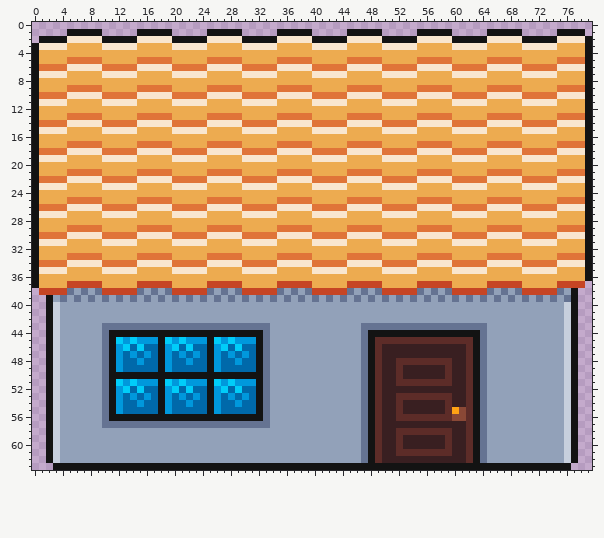
Pixel-art file: aseprite/buildings.aseprite. The picture above is the old version.
80x64 pixels, 1 frame.
And afterwards:
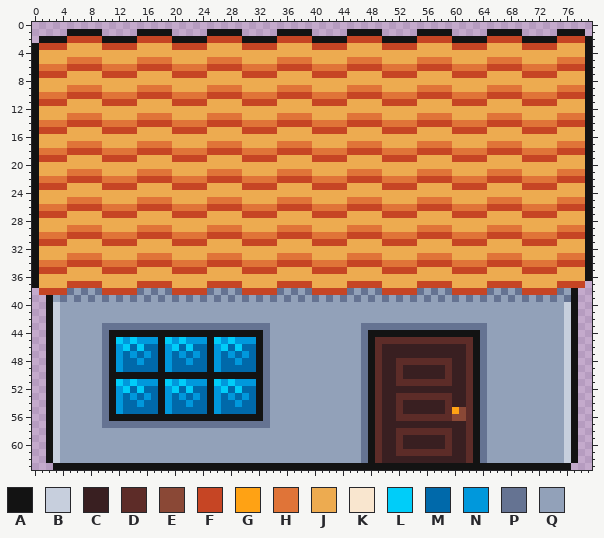
Palette (. is transparent): A #131313  B #c7cfdd  C #391f21  D #5d2c28  E #8a4836  F #c64524  G #ffa214  H #e07438  J #edab50  K #f9e6cf  L #00cdf9  M #0069aa  N #0098dc  P #657392  Q #92a1b9
The commit says: Fixed issue that prevented rendering of tiles next to nothing
Difference:
Changed rows in their new state; - is an unchanged pixel.
first column x 1:
 2 ----FFFFF-----FFFFF-----FFFFF-----FFFFF-----FFFFF-----FFFFF-----FFFFF-----FFFF
 3 FFFF-----FFFFF-----FFFFF-----FFFFF-----FFFFF-----FFFFF-----FFFFF-----FFFFF----
 6 ----FFFFF-----FFFFF-----FFFFF-----FFFFF-----FFFFF-----FFFFF-----FFFFF-----FFFF
 7 FFFF-----FFFFF-----FFFFF-----FFFFF-----FFFFF-----FFFFF-----FFFFF-----FFFFF----
10 ----FFFFF-----FFFFF-----FFFFF-----FFFFF-----FFFFF-----FFFFF-----FFFFF-----FFFF
11 FFFF-----FFFFF-----FFFFF-----FFFFF-----FFFFF-----FFFFF-----FFFFF-----FFFFF----
14 ----FFFFF-----FFFFF-----FFFFF-----FFFFF-----FFFFF-----FFFFF-----FFFFF-----FFFF
15 FFFF-----FFFFF-----FFFFF-----FFFFF-----FFFFF-----FFFFF-----FFFFF-----FFFFF----
18 ----FFFFF-----FFFFF-----FFFFF-----FFFFF-----FFFFF-----FFFFF-----FFFFF-----FFFF
19 FFFF-----FFFFF-----FFFFF-----FFFFF-----FFFFF-----FFFFF-----FFFFF-----FFFFF----
22 ----FFFFF-----FFFFF-----FFFFF-----FFFFF-----FFFFF-----FFFFF-----FFFFF-----FFFF
23 FFFF-----FFFFF-----FFFFF-----FFFFF-----FFFFF-----FFFFF-----FFFFF-----FFFFF----
26 ----FFFFF-----FFFFF-----FFFFF-----FFFFF-----FFFFF-----FFFFF-----FFFFF-----FFFF
27 FFFF-----FFFFF-----FFFFF-----FFFFF-----FFFFF-----FFFFF-----FFFFF-----FFFFF----
30 ----FFFFF-----FFFFF-----FFFFF-----FFFFF-----FFFFF-----FFFFF-----FFFFF-----FFFF
31 FFFF-----FFFFF-----FFFFF-----FFFFF-----FFFFF-----FFFFF-----FFFFF-----FFFFF----
34 ----FFFFF-----FFFFF-----FFFFF-----FFFFF-----FFFFF-----FFFFF-----FFFFF-----FFFF
35 FFFF-----FFFFF-----FFFFF-----FFFFF-----FFFFF-----FFFFF-----FFFFF-----FFFFF----
